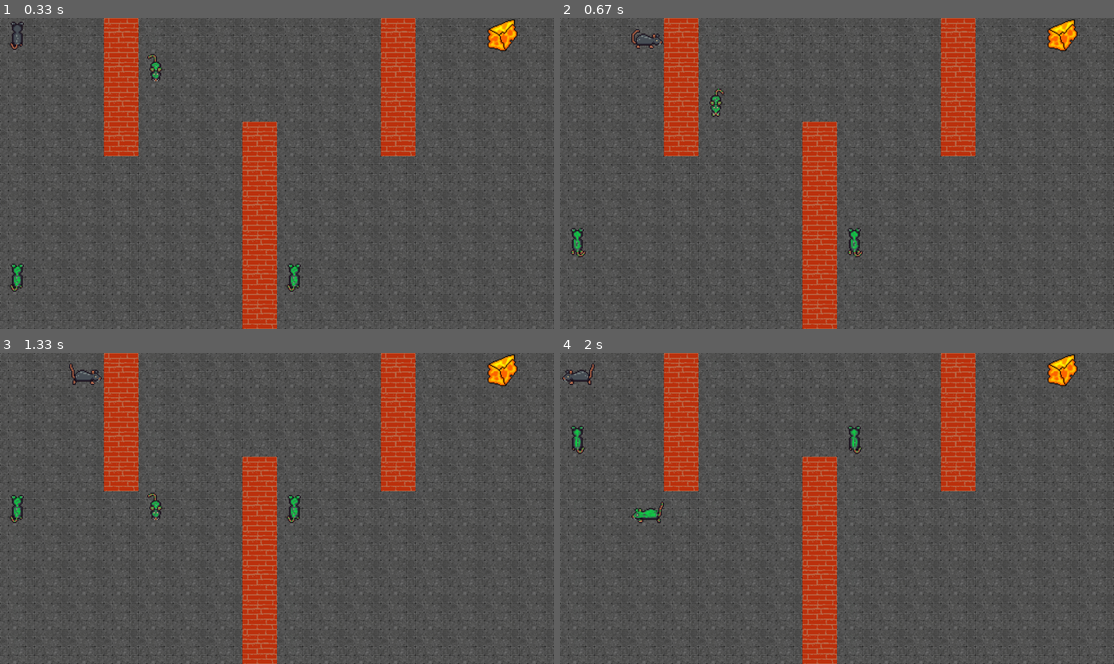
Above: before the commit, frames 1-4 (two rows, left to right).
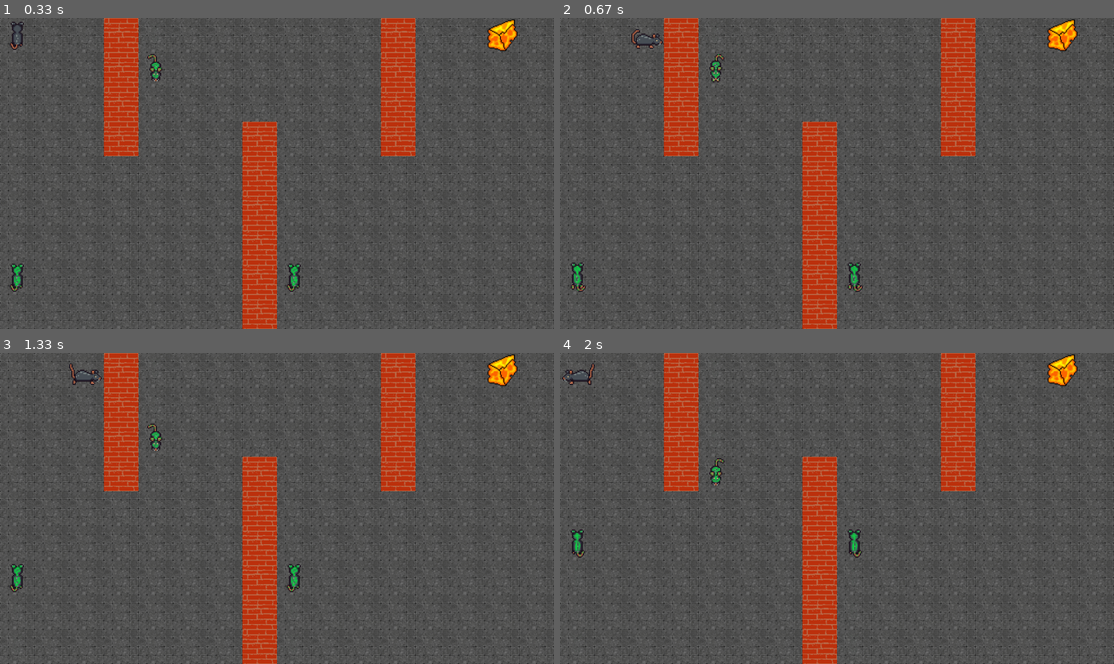
Above: after the commit, the same moments.

Repository: Valwiler/Pygame-RatMaze
Game: pygame game, started from main.py
Same seed, same stepped clock (60 frames per second), same inputs: the game is played once before the commit and once after it.
Inputs:
- Up to frame 1 (0.33 s): no input
- Up to frame 2 (0.67 s): hold Right from 0.33 s (still down)
- Up to frame 3 (1.33 s): release Right at 0.8 s; hold Up 0.83-1.13 s
- Up to frame 4 (2 s): hold Left from 1.67 s (still down)

Frame 1 is identical in both runs. In frame 2, 1.0% of the frame differs, in the area x 1-55%, y 11-89%; in frame 3, 0.9%; in frame 4, 1.0%, in the area x 1-55%, y 23-66%.

Commit message:
Remis rapport final

Diff:
--- a/model/etat.py
+++ b/model/etat.py
@@ -9,7 +9,7 @@
 WIDTH = 16
 HEIGHT = 9
 NUMBER_OF_ZOMBIES = 3
-ZOMBIE_DIFFICULTY = 4
+ZOMBIE_DIFFICULTY = 10
 
 FOCUSED_ACTOR = 0
 
